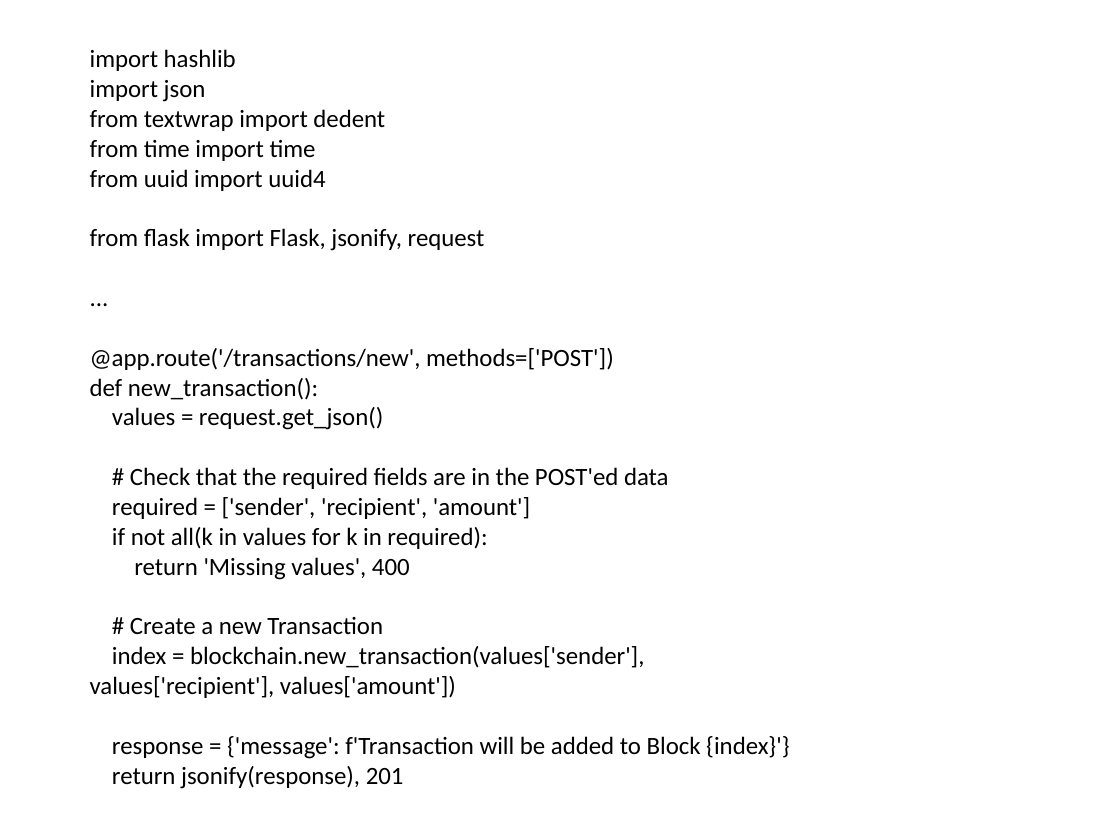
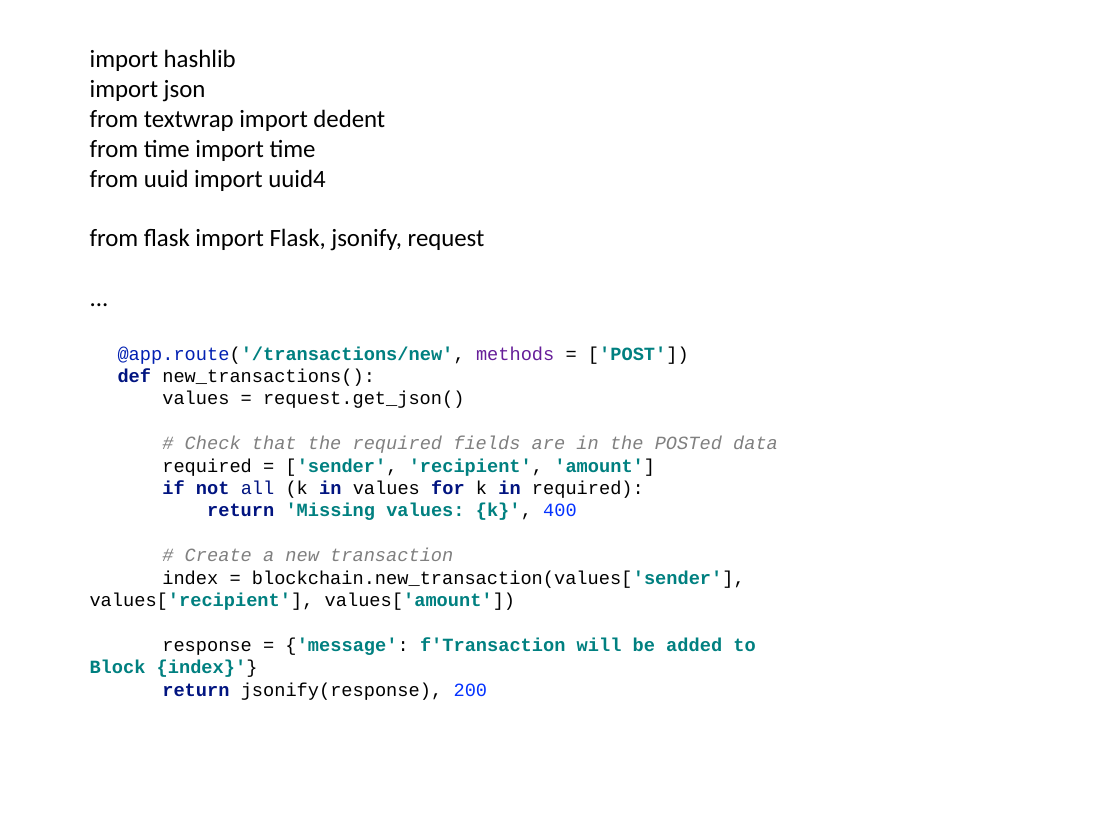
Before and after one commit to pkankipati/myblockchain, a slide deck: slide 36 of docs/Build a private blockchain.pptx (slide 35 before the commit). Drawn at 1120x840 pixels with LibreOffice and Linux fonts; fonts in the diff are those of the drawing. Boxes give left, top, right and bottom in pixels: in the first picture for what was removed or moved away, otherwise in the second. Text is boxed around its words. In the diff, an @@ line names an element or a change of style, - is before the commit and + after.

```diff
--- a/docs/Build a private blockchain.pptx
+++ b/docs/Build a private blockchain.pptx
@@ text at [118, 347, 689, 386]: text changed; size 16 to 12 pt; font Calibri to Courier New @@
-@app.route('/transactions/new', methods=['POST'])
-def new_transaction():
+  @app.route('/transactions/new', methods = ['POST'])
+  def new_transactions():
@@ text at [90, 391, 755, 677]: size 16 to 12 pt, font Calibri to Courier New in "values = request.get_json()", "required = ['sender', 'recipient', 'amount']", "index = blockchain.new_transaction(values['sender'], values[ ...", "response = {'message': f'Transaction will be added ..."; text colour #000000 to #008080, bold on in "['sender', 'recipient', 'amount']", "blockchain.new_transaction(values['sender'], values['recipie ...", "{'message': f'Transaction will be added to Block ..."; list level 1 to 2 in "values = request.get_json()"; list level 1 to 2 in "required = ['sender', 'recipient', 'amount']"; list level 1 to 2 in "index = blockchain.new_transaction(values['sender'], values[ ..."; list level 1 to 2 in "response = {'message': f'Transaction will ..." @@
@@ text at [185, 436, 778, 453]: text changed; size 16 to 12 pt; font Calibri to Courier New; text colour #000000 to #808080; italic on @@
-# Check that the required fields are in the POST'ed data
+  # Check that the required fields are in the POSTed data
@@ text at [162, 481, 644, 561]: text changed; size 16 to 12 pt; font Calibri to Courier New; text colour #000000 to #808080 @@
-if not all(k in values for k in required):
-return 'Missing values', 400
-# Create a new Transaction
+  if not all (k in values for k in required):
+  return 'Missing values: {k}', 400
+  # Create a new transaction
@@ text at [162, 683, 488, 700]: text changed; size 16 to 12 pt; font Calibri to Courier New @@
-return jsonify(response), 201
+  return jsonify(response), 200
```
Also in this commit, not shown: 21 other slides changed, 2 slides added, 1 other file.
